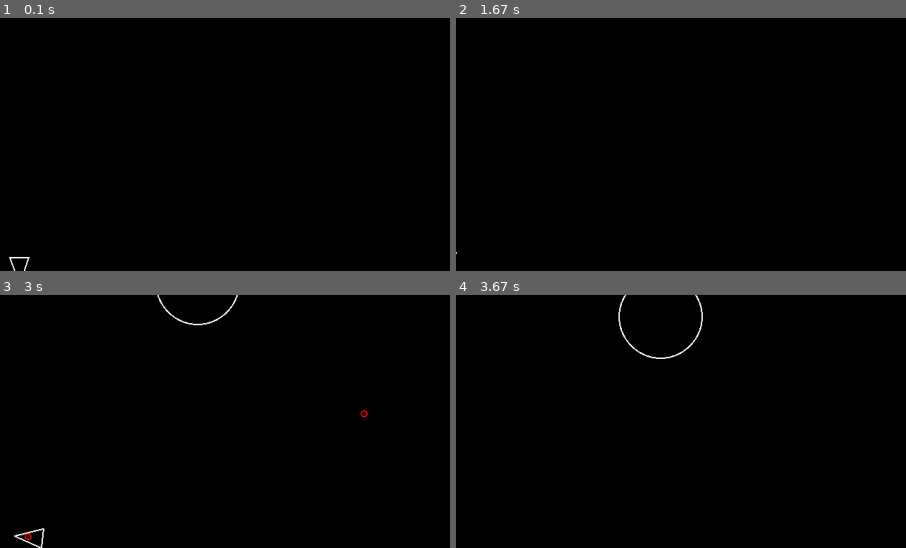
Above: before the commit, frames 1-4 (two rows, left to right).
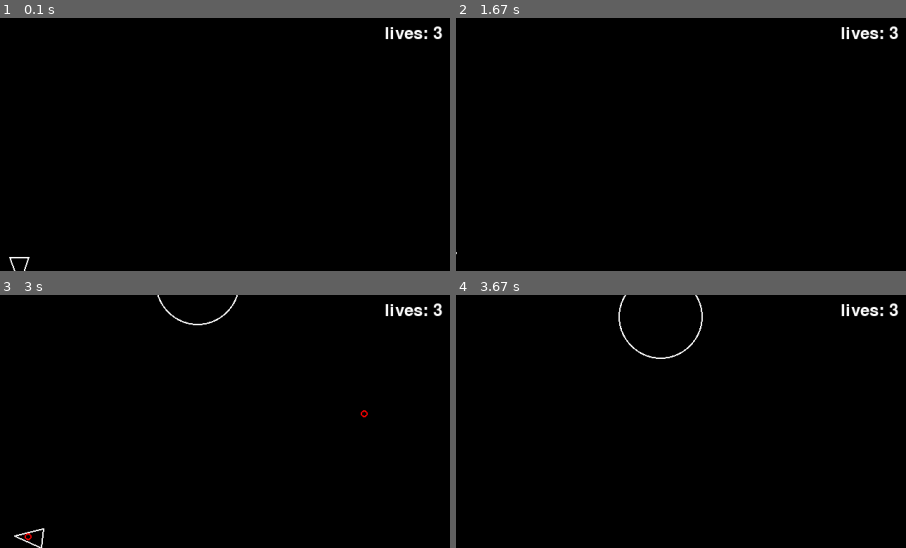
Above: after the commit, the same moments.

Repository: KingMumf/asteroids-pygame
Game: pygame game, started from main.py
Same seed, same stepped clock (60 frames per second), same inputs: the game is played once before the commit and once after it.
Inputs:
- Up to frame 1 (0.1 s): no input
- Up to frame 2 (1.67 s): tap Space at 0.33, 0.73, 1.03, 1.23, 1.57 s; hold D 0.67-1.13 s; hold W 1.17-1.47 s; hold D from 1.5 s (still down)
- Up to frame 3 (3 s): tap Space at 1.87, 2.07, 2.37, 2.63, 2.97 s; release D at 1.97 s; hold A 2-2.53 s; hold S 2.57-2.87 s; hold A from 2.9 s (still down)
- Up to frame 4 (3.67 s): tap Space at 3.27, 3.4 s; release A at 3.3 s; hold W from 3.33 s (still down)
The pictures show only the part of the screen within x 48-98%, y 0-50%; the shares and areas given below are measured in that part.

The runs differ from the first frame. In frame 1, 0.3% of the frame differs, in the area x 85-99%, y 3-9%; in frame 2, 0.3%; in frame 3, 0.3%; in frame 4, 0.3%.

Commit message:
10: Added Lives mechanism

Diff:
--- a/main.py
+++ b/main.py
@@ -47,15 +47,9 @@
         for sprite in drawable:
             sprite.draw(screen)
 
-        scoreboard.draw(screen)
+        scoreboard.draw(screen, player.lives)
 
         updatable.update(dt)
-
-        for asteroid in asteroids:
-            if player.collides_with(asteroid):
-                log_event("player_hit")
-                print("Game Over!")
-                sys.exit()
 
         for shot in shots:
             for asteroid in asteroids:
@@ -65,6 +59,21 @@
                     scoreboard.add_points(10)
                     asteroid.split()
 
+        if not player.invulnerable:
+            for asteroid in asteroids:
+                if player.collides_with(asteroid):
+                    player.lives -= 1
+                    scoreboard.draw(screen, player.lives)
+                    log_event(f"player_hit Lives remaining: {player.lives}")
+
+                    if player.lives > 0:
+                        player.respawn()
+                        break
+                    else:
+                        log_event("Game Over!")
+                        print(f"final score: {scoreboard.score}")
+                        sys.exit()
+
         pygame.display.flip()
 
         dt = clock.tick(60) / 1000
--- a/player.py
+++ b/player.py
@@ -1,5 +1,5 @@
 import pygame
-from constants import PLAYER_RADIUS, LINE_WIDTH, PLAYER_TURN_SPEED, PLAYER_SPEED, PLAYER_SHOOT_SPEED, PLAYER_SHOOT_COOLDOWN_SECONDS
+from constants import PLAYER_RADIUS, LINE_WIDTH, PLAYER_TURN_SPEED, PLAYER_SPEED, PLAYER_SHOOT_SPEED, PLAYER_SHOOT_COOLDOWN_SECONDS, SCREEN_WIDTH, SCREEN_HEIGHT
 from circleshape import CircleShape
 from shot import Shot
 
@@ -7,7 +7,9 @@
 
     def __init__(self, x: int, y: int) -> None:
         super().__init__(x, y, PLAYER_RADIUS)
-
+        self.lives = 3
+        self.invulnerable = False
+        self.invulnerable_timer = 0.0
         self.rotation = 0
         self.shoot_cooldown = 0
 
@@ -23,6 +25,9 @@
 
     def draw(self, screen: pygame.Surface) -> None:
         pygame.draw.polygon(screen, "white", self.triangle(), width=LINE_WIDTH)
+
+        if self.invulnerable and int(pygame.time.get_ticks() / 200) % 2 == 0:
+            return
 
 
     def rotate(self, dt):
@@ -50,6 +55,11 @@
             if self.shoot_cooldown < 0:
                 self.shoot_cooldown = 0
 
+        if self.invulnerable:
+            self.invulnerable_timer -= dt
+            if self.invulnerable_timer <= 0:
+                self.invulnerable = False
+
 
     def move(self, dt: float) -> None:
         unit_vector = pygame.Vector2(0, 1)
@@ -62,3 +72,9 @@
         shot = Shot(self.position.x, self.position.y)
         forward = pygame.Vector2(0, 1).rotate(self.rotation)
         shot.velocity = forward * PLAYER_SHOOT_SPEED
+
+    def respawn(self) -> None:
+        self.position = pygame.Vector2(SCREEN_WIDTH / 2, SCREEN_HEIGHT / 2)
+        self.velocity = pygame.Vector2(0, 0)
+        self.invulnerable = True
+        self.invulnerable_timer = 2.0
--- a/scoring.py
+++ b/scoring.py
@@ -1,5 +1,7 @@
 import pygame
 from logger import log_event
+from player import Player
+from constants import SCREEN_WIDTH, SCREEN_HEIGHT
 
 class Score():
     def __init__(self) -> None:
@@ -16,10 +18,14 @@
         self.score = 0
         log_event("Score reset to 0.")
 
-    def draw(self, screen: pygame.Surface) -> None:
+    def draw(self, screen: pygame.Surface, lives: int) -> None:
         score_text = self.font.render(f"Score: {self.score}", True, "white")
         text_surface = self.font.render(f"Score: {self.score}", True, "white")
 
         position = (10, 10)
 
         screen.blit(text_surface, position)
+
+        lives_text = f"lives: {lives}"
+        lives_surface = self.font.render(lives_text, True, "white")
+        screen.blit(lives_surface, (screen.get_width() - 120, 10))
